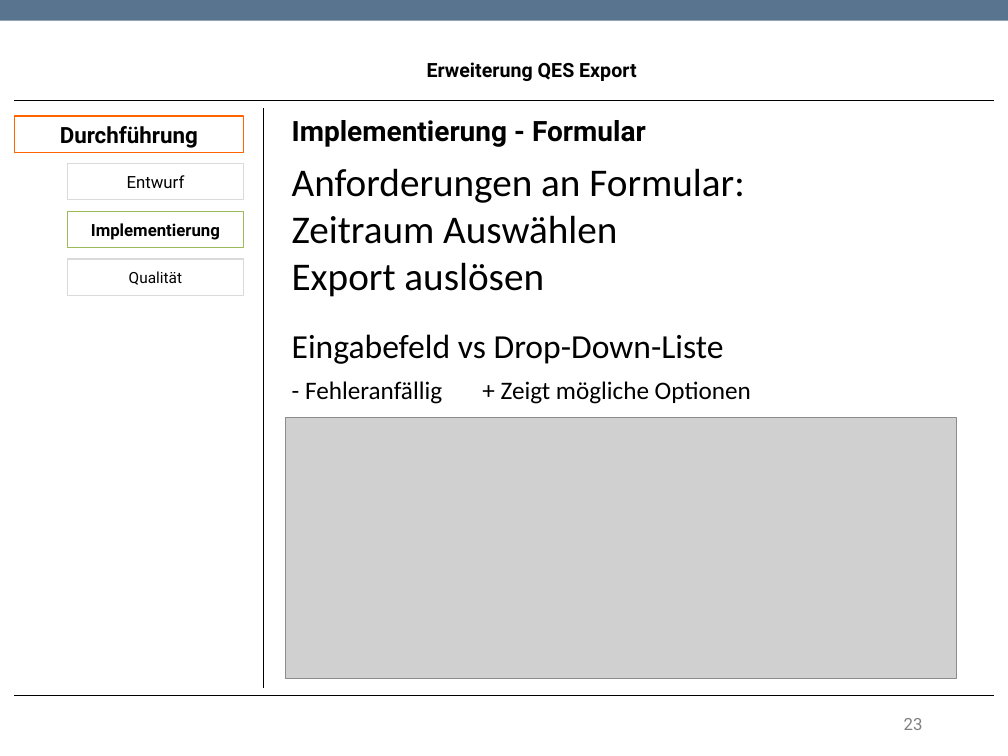
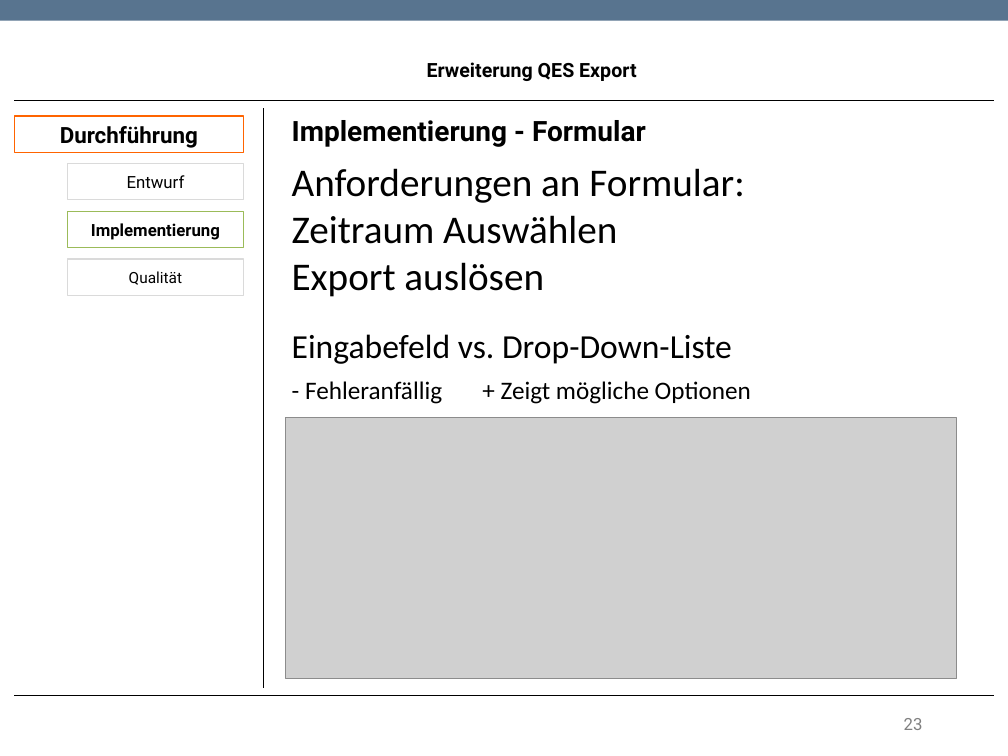
Before and after one commit to TwoHorus/dbExelExportLaravel, a slide deck: slide 23 of DOC/Fachgespraech.pptx. Drawn at 1008x756 pixels with LibreOffice and Linux fonts; fonts in the diff are those of the drawing; grey boxes stand for pictures; background and template pictures are left out. Boxes give left, top, right and bottom in pixels: in the first picture for what was removed or moved away, otherwise in the second. Text is boxed around its words. In the diff, an @@ line names an element or a change of style, - is before the commit and + after.

```diff
--- a/DOC/Fachgespraech.pptx
+++ b/DOC/Fachgespraech.pptx
@@ text at (x1=292, y1=334, x2=732, y2=364): text changed @@
-Eingabefeld vs Drop-Down-Liste
+Eingabefeld vs. Drop-Down-Liste
```
Also in this commit, not shown: 13 other slides changed.
